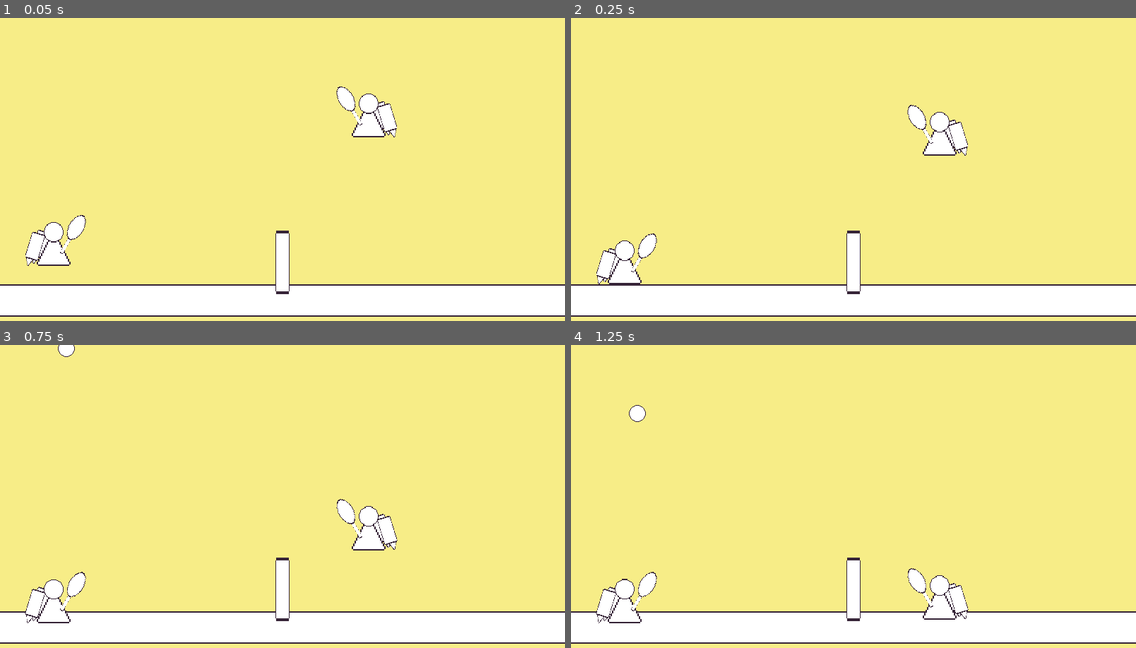
Above: before the commit, frames 1-4 (two rows, left to right).
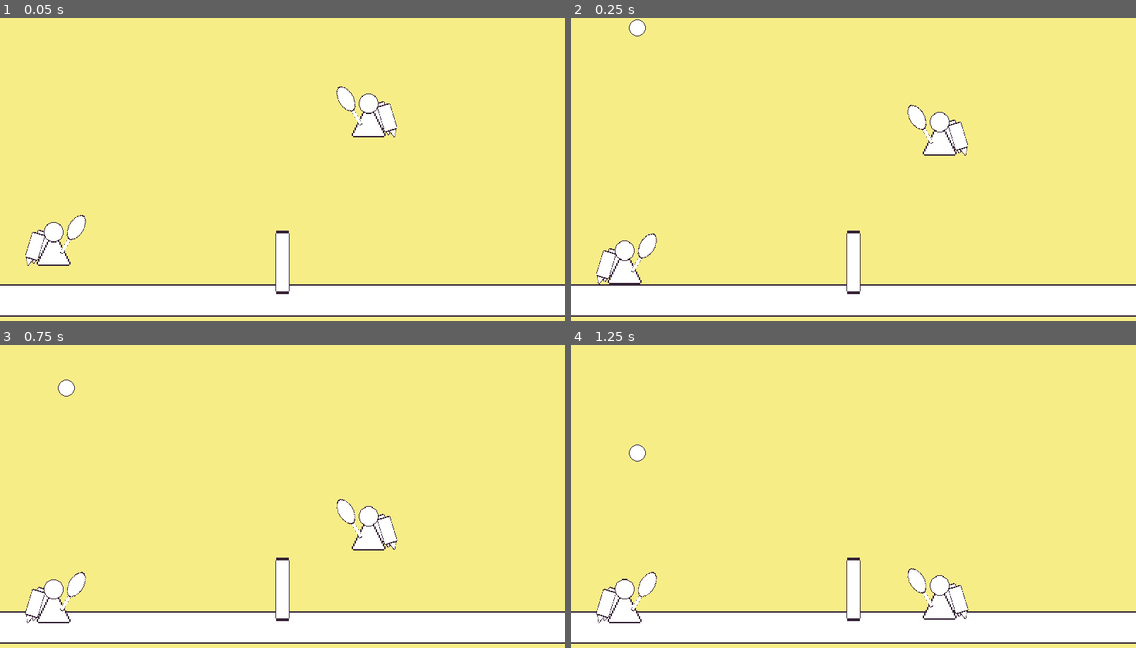
Above: after the commit, the same moments.

Repository: rthurmed/BobBytesTennisChampionship
Game: Godot game, scene res://src/Main.tscn
Same seed, same stepped clock (60 frames per second), same inputs: the game is played once before the commit and once after it.
Inputs:
- Up to frame 1 (0.05 s): no input
- Up to frame 2 (0.25 s): no input
- Up to frame 3 (0.75 s): no input
- Up to frame 4 (1.25 s): no input

Frame 1 is identical in both runs. In frame 2, 0.1% of the frame differs, in the area x 10-14%, y 0-7%; in frame 3, 0.2%; in frame 4, 0.3%, in the area x 10-14%, y 19-39%.

Commit message:
Tweaked values

Diff:
--- a/src/Main.tscn
+++ b/src/Main.tscn
@@ -36,7 +36,7 @@
 collision_mask = 7
 
 [node name="CollisionPolygon2D" type="CollisionPolygon2D" parent="Layers/Backdrop/Arena"]
-polygon = PoolVector2Array( -4, -46, 1, -47, 6, -46, 6, 0, 199, 0, 199, -235, -195, -235, -252, -233, -248, -267.594, 229.308, -286, 250, -235, 251, 53, -248, 45, -248, -234, -197, -236, -197, 0, -4, 0 )
+polygon = PoolVector2Array( -4, -46, 1, -47, 6, -46, 6, 0, 200, 0, 200, -196, -197, -196, -252, -233, -248, -267.594, 229.308, -286, 250, -235, 251, 53, -248, 45, -248, -234, -198, -195, -198, 0, -4, 0 )
 
 [node name="PlayerWall" type="StaticBody2D" parent="Layers/Backdrop"]
 collision_layer = 2
--- a/src/game/Ball.tscn
+++ b/src/game/Ball.tscn
@@ -11,7 +11,7 @@
 [node name="Ball" type="RigidBody2D"]
 collision_layer = 4
 collision_mask = 5
-mass = 1.5
+mass = 2.0
 physics_material_override = SubResource( 2 )
 
 [node name="Circle" type="Sprite" parent="."]
--- a/src/game/char/Person.tscn
+++ b/src/game/char/Person.tscn
@@ -14,7 +14,7 @@
 [ext_resource path="res://src/game/char/state/PrepareAttack.gd" type="Script" id=12]
 
 [sub_resource type="CircleShape2D" id=6]
-radius = 22.0227
+radius = 20.025
 
 [sub_resource type="RectangleShape2D" id=1]
 extents = Vector2( 11, 5 )
@@ -51,40 +51,16 @@
 [sub_resource type="Animation" id=5]
 resource_name = "HoldAttack"
 tracks/0/type = "value"
-tracks/0/path = NodePath("VisualInstance/Racket:position")
-tracks/0/interp = 1
+tracks/0/path = NodePath("VisualInstance/Racket:rotation_degrees")
+tracks/0/interp = 2
 tracks/0/loop_wrap = true
 tracks/0/imported = false
 tracks/0/enabled = true
 tracks/0/keys = {
-"times": PoolRealArray( 0 ),
-"transitions": PoolRealArray( 1 ),
-"update": 0,
-"values": [ Vector2( 6, -11 ) ]
-}
-tracks/1/type = "value"
-tracks/1/path = NodePath("VisualInstance/Racket:rotation_degrees")
-tracks/1/interp = 2
-tracks/1/loop_wrap = true
-tracks/1/imported = false
-tracks/1/enabled = true
-tracks/1/keys = {
 "times": PoolRealArray( 0, 0.2, 1 ),
 "transitions": PoolRealArray( 1, 1, 1 ),
 "update": 0,
 "values": [ 30.5111, -57.9779, -71.1627 ]
-}
-tracks/2/type = "value"
-tracks/2/path = NodePath("VisualInstance/Racket:scale")
-tracks/2/interp = 1
-tracks/2/loop_wrap = true
-tracks/2/imported = false
-tracks/2/enabled = true
-tracks/2/keys = {
-"times": PoolRealArray( 0 ),
-"transitions": PoolRealArray( 1 ),
-"update": 0,
-"values": [ Vector2( 0.447384, 0.820709 ) ]
 }
 
 [sub_resource type="Animation" id=3]
@@ -182,7 +158,7 @@
 
 [node name="Racket" type="Node2D" parent="VisualInstance"]
 position = Vector2( 6, -11 )
-rotation = 0.53252
+rotation = 0.532519
 scale = Vector2( 0.447384, 0.820709 )
 
 [node name="Square" type="Sprite" parent="VisualInstance/Racket"]
@@ -203,8 +179,7 @@
 monitoring = false
 
 [node name="CollisionShape2D" type="CollisionShape2D" parent="Colliders/AttackArea2D"]
-position = Vector2( 4, -6 )
-rotation = 1.5708
+position = Vector2( -6, -12 )
 shape = SubResource( 6 )
 
 [node name="CollisionShape2D" type="CollisionShape2D" parent="."]
--- a/src/game/char/state/Attack.gd
+++ b/src/game/char/state/Attack.gd
@@ -1,8 +1,9 @@
 extends State
 
 const MOVE_SPEED = 50
-const ATTACK_ANGLE = deg2rad(45)
+const ATTACK_ANGLE = deg2rad(40)
 const ATTACK_STRENGTH = 200
+const ATTACK_MAX_MULTIPLIER = 4 # times the base strength
 
 
 func process(delta: float):
@@ -17,7 +18,7 @@
 	if not active():
 		return
 
-	var strength_modifier = 1 + owner.attack_strength
+	var strength_modifier = 1 + (owner.attack_strength * ATTACK_MAX_MULTIPLIER)
 	var horizontal_modifier = 1 if owner.opposite_side else -1
 
 	var strength = ATTACK_STRENGTH * strength_modifier
